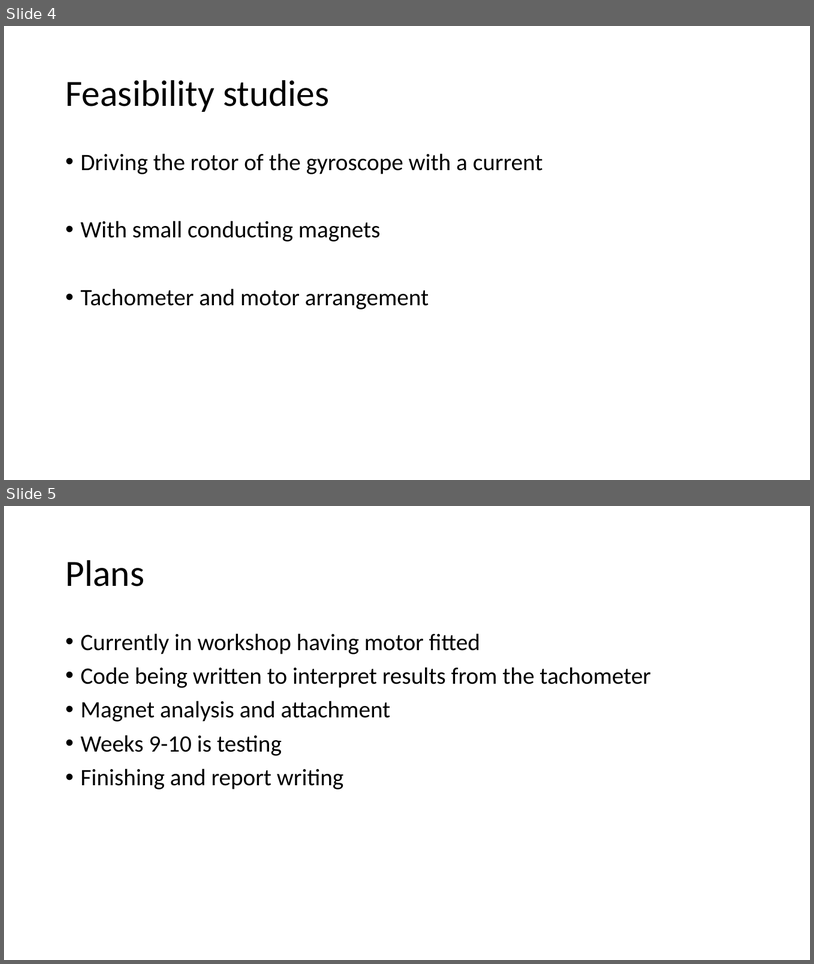
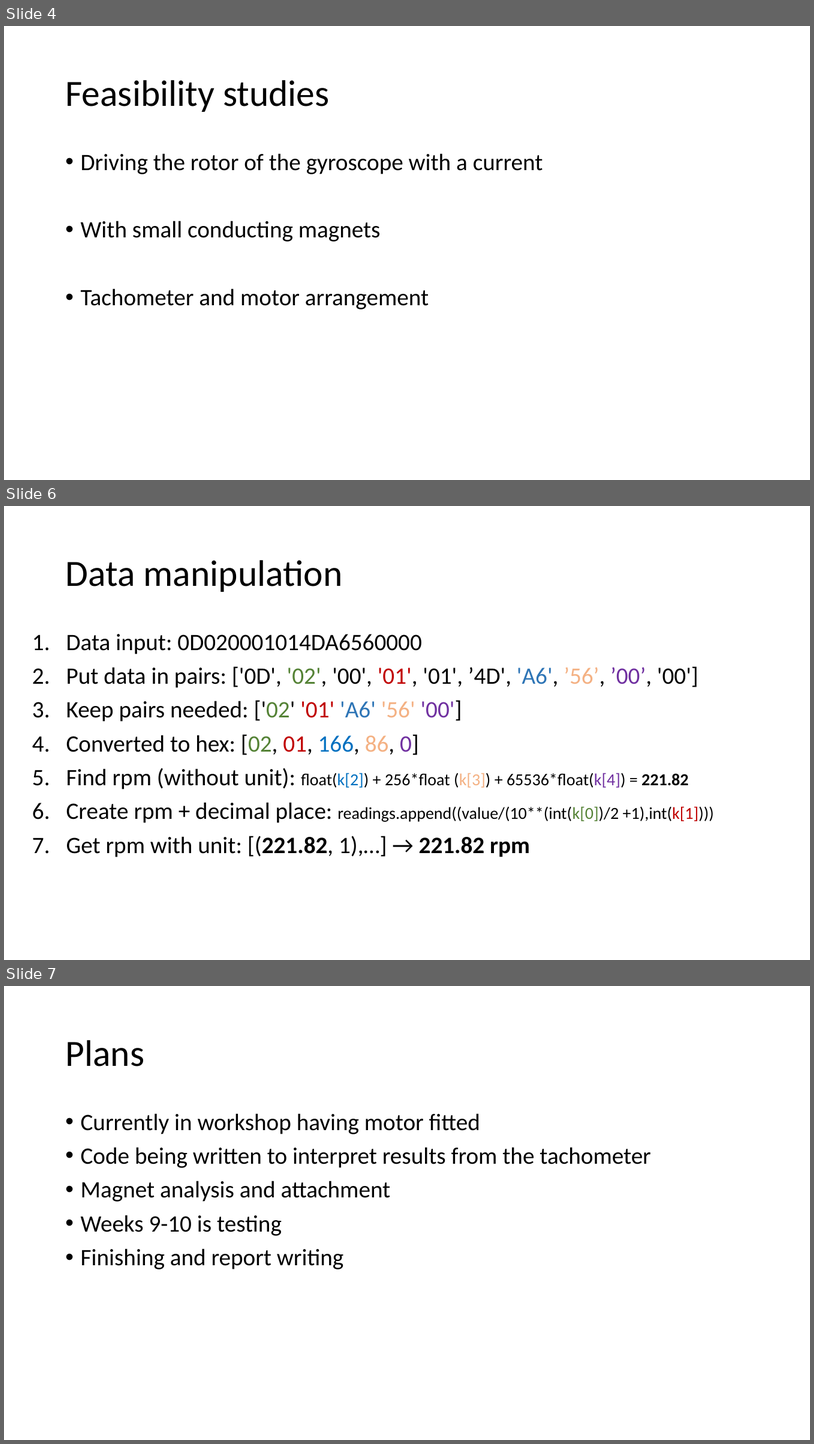
Before and after one commit to CharlotteElle/GyroProject, a slide deck: Project Presentation.pptx. Shown one above the other, each under a label of ours: slides 4 and 5 before the commit, slides 4, 6 and 7 after it; the slides between them are not shown. The pictures are 814x964 and 814x1444 pixels, drawn with LibreOffice and Linux fonts; fonts in the diff are those of the drawing. Boxes give left, top, right and bottom in pixels: in the first picture for what was removed or moved away, otherwise in the second. Text is boxed around its words. In the diff, an @@ line names an element or a change of style, - is before the commit and + after.

```diff
--- a/Project Presentation.pptx
+++ b/Project Presentation.pptx
@@ slide 6 added at bbox=[4, 506, 810, 960], background #FFFFFF @@
@@ title added at bbox=[65, 560, 343, 592], 44 pt, text #000000 @@
+Data manipulation
@@ text added at bbox=[66, 634, 714, 857], 28 pt, text #000000 @@
+1. Data input: 0D020001014DA6560000
+2. Put data in pairs: ['0D', '02', '00', '01', '01', ’4D', 'A6', ’56’, ’00’, '00']
+3. Keep pairs needed: ['02' '01' 'A6' '56' '00']
+4. Converted to hex: [02, 01, 166, 86, 0]
+5. Find rpm (without unit): float(k[2]) + 256*float (k[3]) + 65536*float(k[4]) = 221.82
+6. Create rpm + decimal place: readings.append((value/(10**(int(k[0])/2 +1),int(k[1])))
+7. Get rpm with unit: [(221.82, 1),…] → 221.82 rpm
@@ what was slide 5 is now slide 7 @@
```
Also in this commit, not shown: 1 other slide added.
